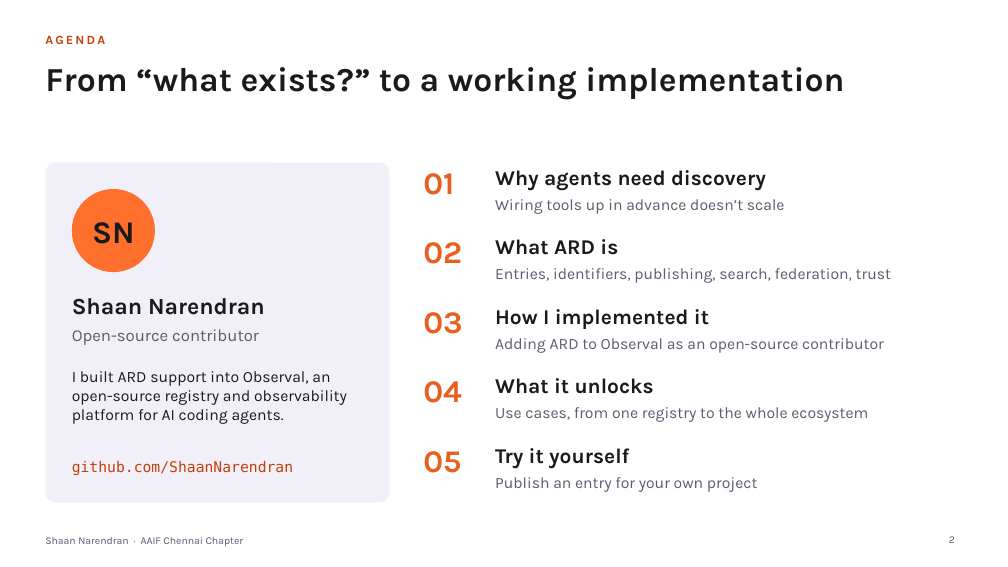
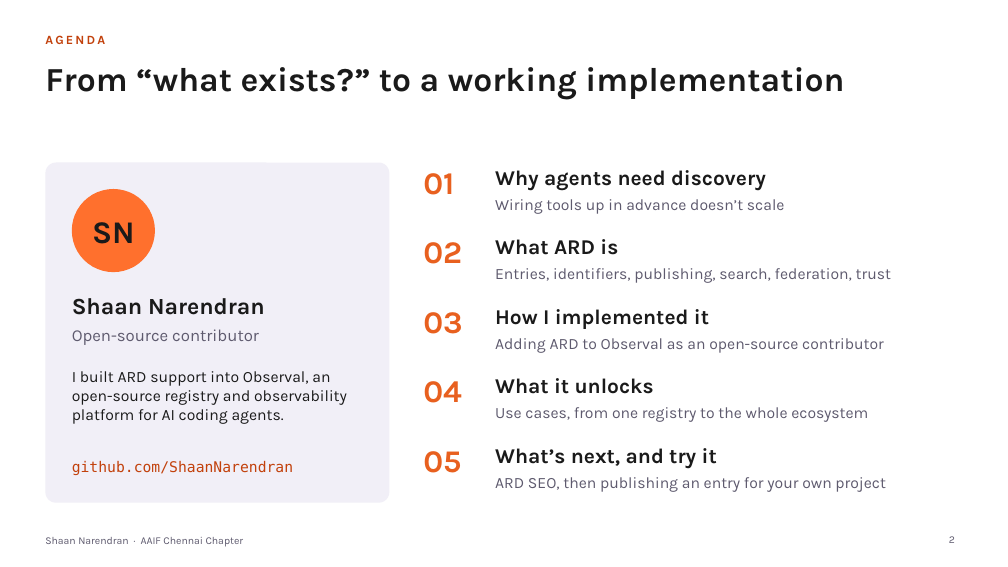
Before and after one commit to ShaanNarendran/Observal, a slide deck: slide 2 of talks/ard/ARD-AAIF-Chennai.pptx. Drawn at 1008x567 pixels with LibreOffice and Linux fonts; fonts in the diff are those of the drawing. Boxes give left, top, right and bottom in pixels: in the first picture for what was removed or moved away, otherwise in the second. Text is boxed around its words. In the diff, an @@ line names an element or a change of style, - is before the commit and + after.

```diff
--- a/talks/ard/ARD-AAIF-Chennai.pptx
+++ b/talks/ard/ARD-AAIF-Chennai.pptx
@@ text at (495, 448, 717, 469): text changed @@
-Try it yourself
+What’s next, and try it
@@ text at (495, 477, 886, 492): text changed @@
-Publish an entry for your own project
+ARD SEO, then publishing an entry for your own project
```
Also in this commit, not shown: 1 slide added, 1 other file.
